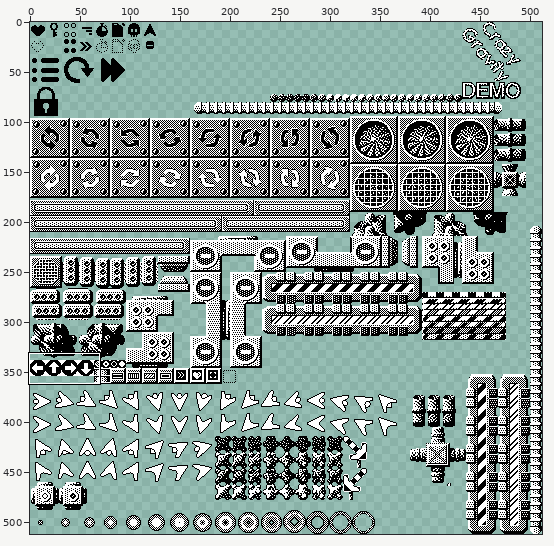
One commit to this sprite sheet: Source/images/sprite_playdate.png. The first picture is a wide view before the edit; the outline marks the close-up.
Close-up. Before the commit:
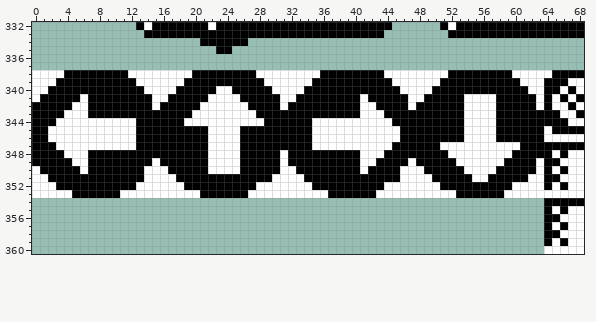
The file is 512x512 pixels. Colours within 5 levels of each other are drawn and written as one. Shown: x 0..68, y 332..360.
After the commit:
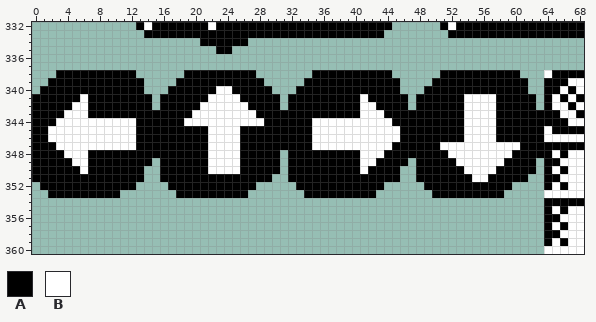
Palette (. is transparent): A #000000  B #ffffff
What changed:
@@ x 0..68 @@
 337 .....................................................................
-338 BBBBAAAAAAAABBBBBBBBAAAAAAAABBBBBBBBAAAAAAAABBBBBBBBAAAAAAAABBBBBAAAA
-339 BBBAAAAAAAAAABBBBBBAAAAAAAAAABBBBBBAAAAAAAAAABBBBBBAAAAAAAAAABBBAAABB
-340 BBAAAAAAAAAAAABBBBAAAAABBAAAAABBBBAAAAAAAAAAAABBBBAAAAAAAAAAAABBAABAB
-341 BAAAAABAAAAAAAABBAAAAABBBBAAAAABBAAAAAAAABAAAAABBAAAAABBBBAAAAABABABA
-342 AAAAABBAAAAAAAABAAAAABBBBBBAAAABAAAAAAAAABBAAAABAAAAAABBBBAAAAABABBAB
+338 ...AAAAAAAAAA......AAAAAAAAA.......AAAAAAAAAA......AAAAAAAAAA...BAAAA
+339 ..AAAAAAAAAAAA....AAAAAAAAAAA.....AAAAAAAAAAAA....AAAAAAAAAAAA..AAABB
+340 .AAAAAAAAAAAAA...AAAAAABBAAAAA...AAAAAAAAAAAAA...AAAAAAAAAAAAA..AABAB
+341 AAAAAABAAAAAAAA.AAAAAABBBBAAAAA.AAAAAAAAABAAAAA.AAAAAABBBBAAAAA.ABABA
+342 AAAAABBAAAAAAAA.AAAAABBBBBBAAAA.AAAAAAAAABBAAAA.AAAAAABBBBAAAAA.ABBAB
 343 AAAABBBAAAAAAAAAAAAABBBBBBBBAAAAAAAAAAAAABBBAAAAAAAAAABBBBAAAAAAAABBA
@@ x 0..68 @@
 347 AAABBBBBBBBBBAAAAAAAAABBBBAAAAAAAAABBBBBBBBBBAAAAAABBBBBBBBBBAAAAAAAA
-348 AAAABBBAAAAAAAAAAAAAAABBBBAAAAABAAAAAAAAABBBAAAAAAAABBBBBBBBAAAAABABB
-349 AAAAABBAAAAAAAABAAAAAABBBBAAAAABAAAAAAAAABBAAAABAAAAABBBBBBAAAABAABBB
-350 BAAAAABAAAAAAABBBAAAAABBBBAAAAABBAAAAAAAABAAAABBBAAAAABBBBAAAAABABABB
-351 BBAAAAAAAAAAAABBBBAAAAAAAAAAAABBBBAAAAAAAAAAAABBBBAAAAABBAAAAABBAABBB
-352 BBBAAAAAAAAAABBBBBBAAAAAAAAABBBBBBBAAAAAAAAABBBBBBBAAAAAAAAABBBBABABB
-353 BBBBBAAAAAABBBBBBBBBBAAAAAABBBBBBBBBBAAAAAABBBBBBBBBBAAAAAABBBBBBBBBB
+348 AAAABBBAAAAAAAAAAAAAAABBBBAAAAA.AAAAAAAAABBBAAAAAAAABBBBBBBBAAAAABABB
+349 AAAAABBAAAAAAAA.AAAAAABBBBAAAAA.AAAAAAAAABBAAAA.AAAAABBBBBBAAAA.AABBB
+350 AAAAAABAAAAAAA..AAAAAABBBBAAAAA.AAAAAAAAABAAAA..AAAAAABBBBAAAAA.ABABB
+351 AAAAAAAAAAAAAA..AAAAAAAAAAAAAA..AAAAAAAAAAAAAA..AAAAAAABBAAAAA..AABBB
+352 .AAAAAAAAAAAA....AAAAAAAAAAA.....AAAAAAAAAAA.....AAAAAAAAAAA....ABABB
+353 ..AAAAAAAAA.......AAAAAAAAA.......AAAAAAAAA.......AAAAAAAAA.....BBBBB
 354 ................................................................AAAAA
